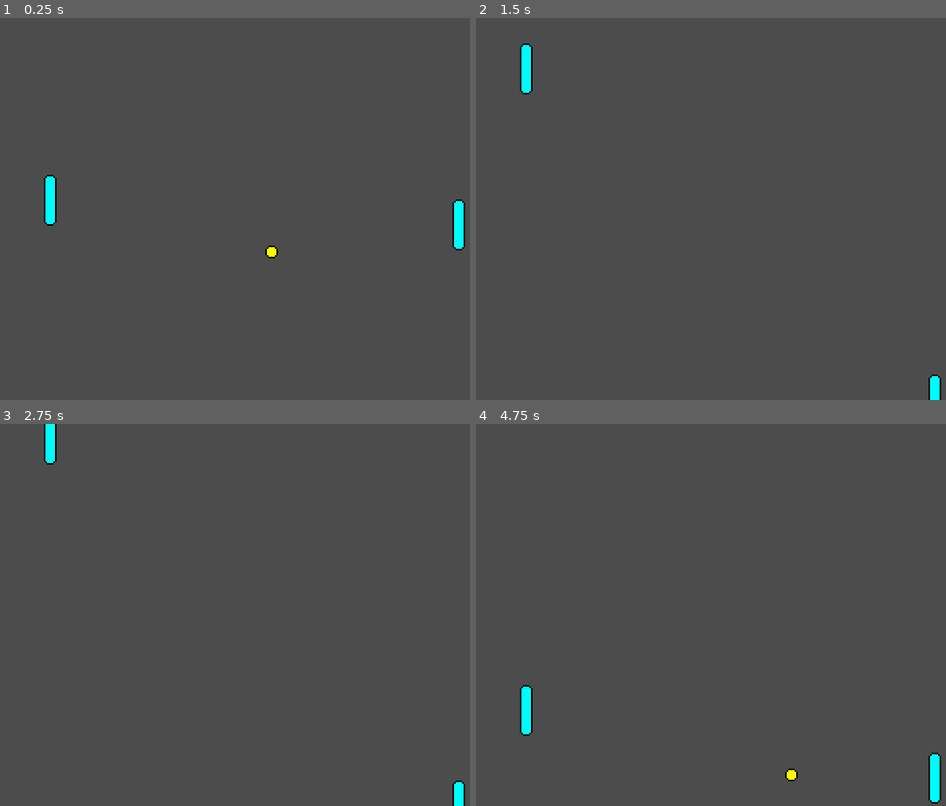
Above: before the commit, frames 1-4 (two rows, left to right).
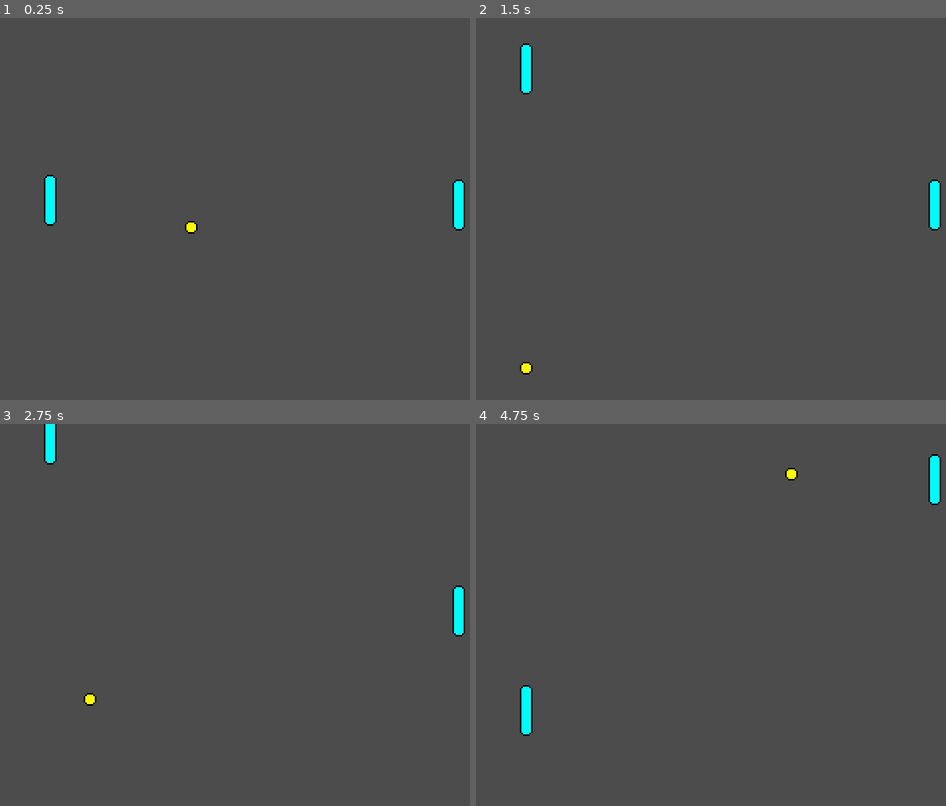
Above: after the commit, the same moments.

Repository: paolobb4/YAPC
Game: Godot game, scene res://scn/Game.tscn
Same seed, same stepped clock (60 frames per second), same inputs: the game is played once before the commit and once after it. The project has no main scene, so this scene is started directly.
Inputs:
- Up to frame 1 (0.25 s): no input
- Up to frame 2 (1.5 s): hold Up (ui_up) 0.53-1.28 s; hold Down (ui_down) from 1.28 s (still down)
- Up to frame 3 (2.75 s): release Down (ui_down) at 2.03 s; hold Up (ui_up) from 2.03 s (still down)
- Up to frame 4 (4.75 s): release Up (ui_up) at 3.53 s; hold Down (ui_down) from 3.53 s (still down)

The runs differ from the first frame. In frame 1, 0.4% of the frame differs, in the area x 39-99%, y 42-63%; in frame 2, 0.6%; in frame 3, 0.6%; in frame 4, 0.8%, in the area x 65-99%, y 7-100%.

Commit message:
Replace Ball's velocity property with direction and speed

Diff:
--- a/project.godot
+++ b/project.godot
@@ -17,6 +17,7 @@
 
 window/size/width=320
 window/size/height=240
+window/size/fullscreen=true
 window/stretch/mode="2d"
 window/stretch/aspect="keep"
 
--- a/scn/ball.gd
+++ b/scn/ball.gd
@@ -1,24 +1,25 @@
 extends Area2D
 
 
-var velocity = Vector2(132, 132)
+var direction = Vector2(-1,1).normalized()
+var speed = 100
 var screensize
 
 
 func _ready():
-	screensize = get_viewport().size
+	screensize = get_viewport_rect().size
 
 
 func _process(delta):
-	position += velocity * delta
+	position += direction * speed * delta
 	# TODO: replace x collision with point score
 	if position.x < 0 or position.x > screensize.x:
-		velocity.x *= -1
+		direction.x *= -1
 		position.x = clamp(position.x, 0, screensize.x)
 	if position.y < 0 or position.y > screensize.y:
-		velocity.y *= -1
+		direction.y *= -1
 		position.y = clamp(position.y, 0, screensize.y)
 
 
 func _on_Ball_body_entered(body):
-	velocity.x *= -1
+	direction.x *= -1
